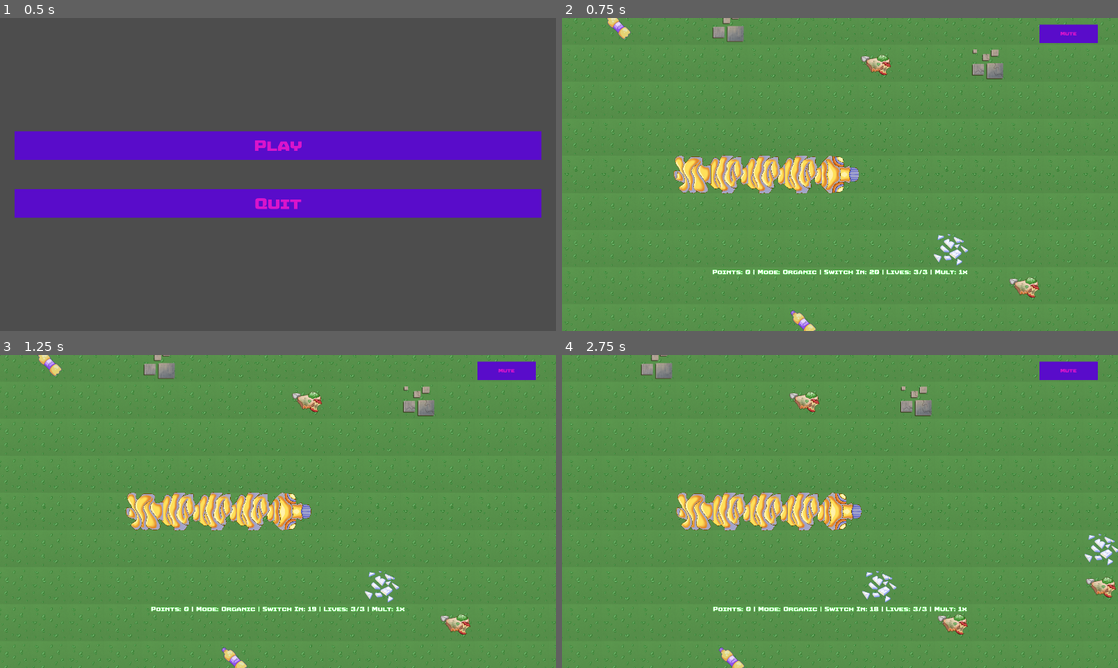
Above: before the commit, frames 1-4 (two rows, left to right).
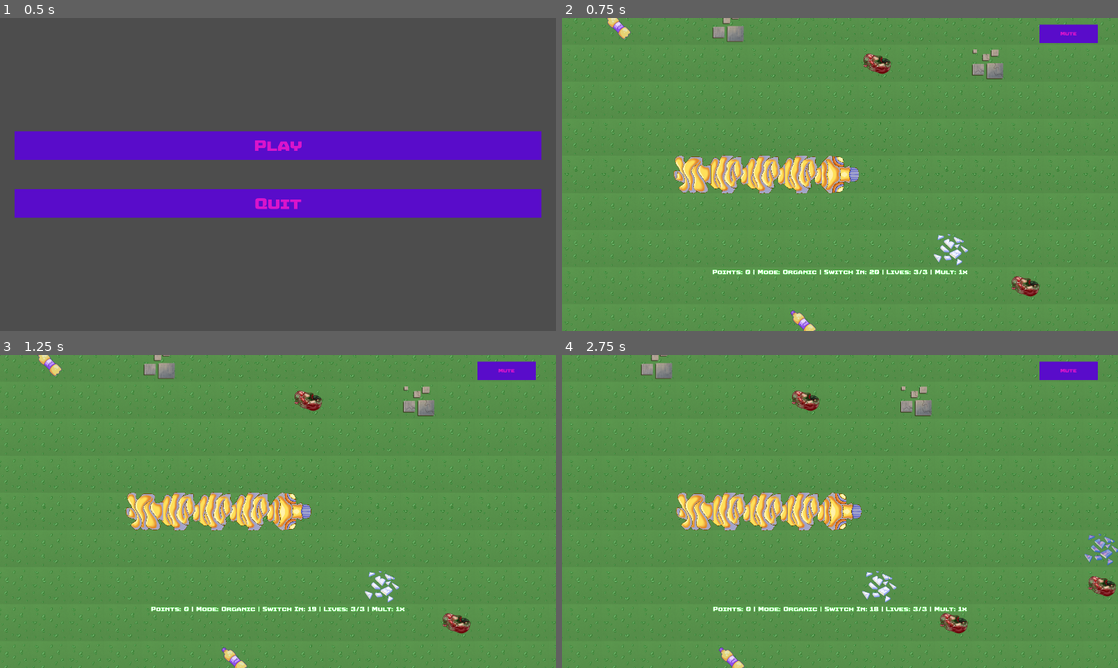
Above: after the commit, the same moments.

Repository: istamarahsan/s3rpent
Game: Godot game, scene res://root.tscn
Two runs of this game, one before a commit and one after it. Both use one fixed random seed, a clock stepped at 60 frames per second and the inputs below.
Inputs:
- Up to frame 1 (0.5 s): no input
- Up to frame 2 (0.75 s): click "Play" at 0.5 s
- Up to frame 3 (1.25 s): no input
- Up to frame 4 (2.75 s): tap Enter (ui_accept) at 1.25, 1.52, 2.27 s; hold Right (ui_right) 1.28-2.03 s; hold Down (ui_down) from 2.03 s (still down)

Frame 1 is identical in both runs. In frame 2, 0.5% of the frame differs, in the area x 9-86%, y 1-99%; in frame 3, 0.5%; in frame 4, 1.0%, in the area x 28-100%, y 11-99%.

Commit message:
added in new trash

Diff:
--- a/world/world.gd
+++ b/world/world.gd
@@ -26,16 +26,33 @@
 			continue
 		_set_cell_food(food.position, food.polarity)
 
+func _match_polarity_terrain(polarity: CybersnakeGame.Polarity) -> int:
+	match polarity:
+		CybersnakeGame.Polarity.Organic:
+			return 0
+		CybersnakeGame.Polarity.Paper:
+			return 1
+		CybersnakeGame.Polarity.Plastic:
+			return 2
+		_:
+			return 0
+
+var alt_memo: Dictionary = {}
+
 func _set_cell_food(cell_position: Vector2i, polarity: CybersnakeGame.Polarity):
-	var source_id: int = 1
+	if cell_position not in alt_memo:
+		alt_memo[cell_position] = randi() % 2 == 0
+
+	var alt: bool = alt_memo[cell_position]
+	var source_id: int = 4
 	var atlas_coordinate: Vector2i
 	match polarity:
 		CybersnakeGame.Polarity.Organic:
-			atlas_coordinate = Vector2i(2, 0)
+			atlas_coordinate = Vector2i(2, 0) if alt else Vector2i(0, 1)
 		CybersnakeGame.Polarity.Paper:
-			atlas_coordinate = Vector2i(0, 0)
+			atlas_coordinate = Vector2i(1, 0) if alt else Vector2i(0, 0)
 		CybersnakeGame.Polarity.Plastic:
-			atlas_coordinate = Vector2i(3, 0)
+			atlas_coordinate = Vector2i(1, 1)
 		_:
 			return
 	tilemap.set_cell(1, cell_position, source_id, atlas_coordinate)
--- a/world/world.tscn
+++ b/world/world.tscn
@@ -27,7 +27,7 @@
 layer_1/modulate = Color(1, 1, 1, 1)
 layer_1/y_sort_enabled = false
 layer_1/y_sort_origin = 0
-layer_1/z_index = 0
+layer_1/z_index = 1
 layer_1/tile_data = PackedInt32Array()
 
 [connection signal="initialized" from="StateHook" to="." method="_on_state_hook_initialized"]
--- a/world/world_tileset.tres
+++ b/world/world_tileset.tres
@@ -1,9 +1,10 @@
-[gd_resource type="TileSet" load_steps=11 format=3 uid="uid://ch2emyu4h73qt"]
+[gd_resource type="TileSet" load_steps=13 format=3 uid="uid://ch2emyu4h73qt"]
 
 [ext_resource type="Texture2D" uid="uid://cw7bo8itaj45e" path="res://assets/world/tileset.png" id="1_iwnfm"]
 [ext_resource type="Texture2D" uid="uid://d20pk481lsagf" path="res://assets/world/trash-tileset.png" id="2_22e6w"]
 [ext_resource type="Texture2D" uid="uid://caixnhc48cvog" path="res://assets/world/DirtyBG Tileset.png" id="3_j5w7g"]
 [ext_resource type="Texture2D" uid="uid://dnjlgcqhbvkhi" path="res://assets/world/world-tileset.png" id="4_pmwwd"]
+[ext_resource type="Texture2D" uid="uid://c3xh0f84dgmdg" path="res://assets/world/TrashyTileset.png" id="5_sol11"]
 
 [sub_resource type="TileMapPattern" id="TileMapPattern_jtywh"]
 tile_data = PackedInt32Array(0, 0, 0, 65536, 65536, 0, 1, 65536, 0, 65537, 0, 0)
@@ -353,6 +354,15 @@
 3:6/0/terrains_peering_bit/top_side = 2
 3:6/0/terrains_peering_bit/top_right_corner = 1
 
+[sub_resource type="TileSetAtlasSource" id="TileSetAtlasSource_tvrp0"]
+texture = ExtResource("5_sol11")
+texture_region_size = Vector2i(128, 128)
+0:0/0 = 0
+1:0/0 = 0
+2:0/0 = 0
+0:1/0 = 0
+1:1/0 = 0
+
 [resource]
 tile_size = Vector2i(128, 128)
 uv_clipping = true
@@ -369,5 +379,6 @@
 sources/1 = SubResource("TileSetAtlasSource_e3il8")
 sources/2 = SubResource("TileSetAtlasSource_1do45")
 sources/3 = SubResource("TileSetAtlasSource_r8piu")
+sources/4 = SubResource("TileSetAtlasSource_tvrp0")
 pattern_0 = SubResource("TileMapPattern_jtywh")
 pattern_1 = SubResource("TileMapPattern_bu08k")
Binary file added: assets/world/TrashyTileset.png
Not shown, added: assets/world/TrashyTileset.png.import
